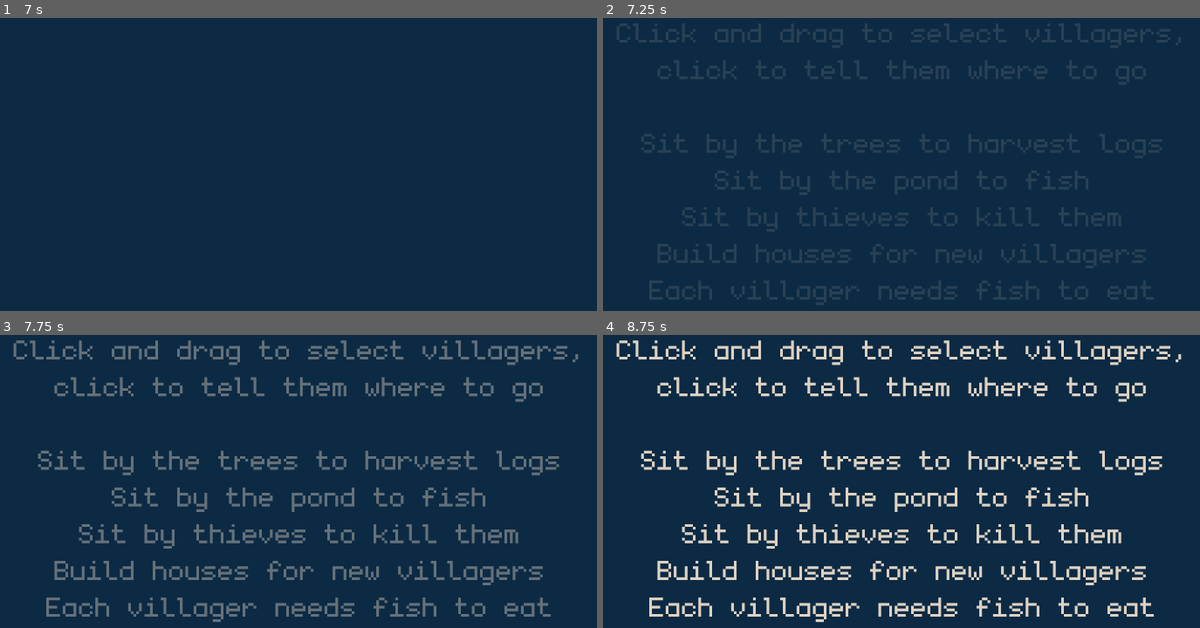
Above: before the commit, frames 1-4 (two rows, left to right).
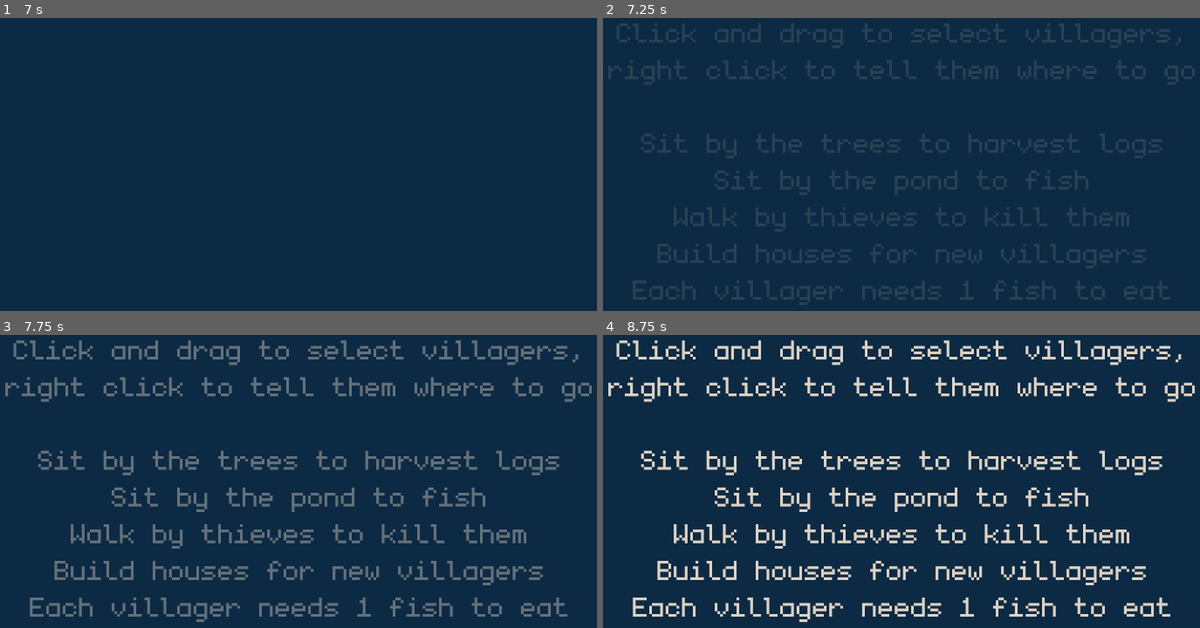
Above: after the commit, the same moments.

Repository: Michael12309/Ludum-Dare-52
Game: Godot game, scene res://Intro.tscn
The game is run twice, just before and just after one commit, with the same random seed, the same clock (stepped at 60 frames per second) and the same inputs.
Inputs (mouse positions are in pixels of both pictures, inside the frame that each line leads up to):
- Up to frame 1 (7 s): move the mouse to (453, 143) at 0.52 s; click (453, 143) at 0.67 s; drag from (161, 185) to (268, 246) at 1.27 s; move the mouse to (370, 73) at 2.02 s; click (370, 73) at 2.17 s; tap Enter at 2.75, 4.25, 5.75 s; drag from (268, 246) to (89, 102) at 2.77 s; tap Space at 3.5, 5 s; move the mouse to (513, 226) at 3.52 s; click (513, 226) at 3.67 s; drag from (89, 102) to (197, 61) at 4.27 s; move the mouse to (334, 164) at 5.02 s; click (334, 164) at 5.17 s; drag from (197, 61) to (161, 185) at 5.77 s; move the mouse to (453, 143) at 6.52 s; click (453, 143) at 6.67 s
- Up to frame 2 (7.25 s): no input
- Up to frame 3 (7.75 s): tap Enter at 7.25 s; drag from (161, 502) to (268, 563) at 7.27 s
- Up to frame 4 (8.75 s): move the mouse to (973, 390) at 8.02 s; click (973, 390) at 8.17 s

Frame 1 is identical in both runs. In frame 2, 3.9% of the frame differs, in the area x 0-100%, y 14-98%; in frame 3, 5.5%; in frame 4, 6.1%, in the area x 0-100%, y 14-99%.

Commit message:
rebalance, add sounds, update intro

Diff:
--- a/Enemy.tscn
+++ b/Enemy.tscn
@@ -25,7 +25,7 @@
 bg_color = Color( 0.6, 0.6, 0.6, 0 )
 
 [sub_resource type="CircleShape2D" id=5]
-radius = 42.0476
+radius = 30.0
 
 [node name="Enemy" type="KinematicBody2D"]
 script = ExtResource( 5 )
@@ -34,7 +34,7 @@
 scale = Vector2( 0.5, 0.5 )
 frames = SubResource( 1 )
 animation = "walk"
-frame = 2
+frame = 1
 playing = true
 
 [node name="CollisionShape2D" type="CollisionShape2D" parent="."]
--- a/Fire.tscn
+++ b/Fire.tscn
@@ -29,7 +29,6 @@
 position = Vector2( 3, -13 )
 scale = Vector2( 0.5, 0.5 )
 frames = SubResource( 1 )
-frame = 2
 playing = true
 
 [node name="HealthBar" type="ProgressBar" parent="."]
--- a/FireScript.gd
+++ b/FireScript.gd
@@ -13,6 +13,8 @@
 func _process(delta):
 	if (health < max_health):
 		health += health_regen * delta
+	else:
+		health = max_health
 
 	health -= taking_damage_stack * damage_taken * delta
 
@@ -21,6 +23,8 @@
 	if (health <= 0):
 		emit_signal("freeze_death")
 
+func add_health(amount):
+	health += amount
 
 func _on_Area2D_body_entered(body):
 	if (body.name.begins_with("Enemy") or body.name.begins_with("@Enemy")):
--- a/HUD.tscn
+++ b/HUD.tscn
@@ -29,7 +29,35 @@
 Food          10
 "
 
-[node name="Button" type="Button" parent="."]
+[node name="StokeFireCostLabel" type="Label" parent="."]
+margin_left = 777.0
+margin_top = 404.0
+margin_right = 1015.0
+margin_bottom = 517.0
+custom_colors/font_color = Color( 1, 0.92549, 0.839216, 1 )
+custom_fonts/font = SubResource( 2 )
+text = "(Requires 20 wood)"
+align = 1
+
+[node name="StokeFireButton" type="Button" parent="."]
+margin_left = 832.0
+margin_top = 445.0
+margin_right = 968.0
+margin_bottom = 475.0
+theme = ExtResource( 2 )
+text = "Stoke Fire"
+
+[node name="HouseCostLabel" type="Label" parent="."]
+margin_left = 777.0
+margin_top = 492.0
+margin_right = 1015.0
+margin_bottom = 605.0
+custom_colors/font_color = Color( 1, 0.92549, 0.839216, 1 )
+custom_fonts/font = SubResource( 2 )
+text = "(Requires 20 wood)"
+align = 1
+
+[node name="BuildHouseButton" type="Button" parent="."]
 margin_left = 832.0
 margin_top = 533.0
 margin_right = 968.0
@@ -51,16 +79,6 @@
 
 +0/s
 +0/s"
-
-[node name="HouseCostLabel" type="Label" parent="."]
-margin_left = 777.0
-margin_top = 492.0
-margin_right = 1015.0
-margin_bottom = 605.0
-custom_colors/font_color = Color( 1, 0.92549, 0.839216, 1 )
-custom_fonts/font = SubResource( 2 )
-text = "(Requires 20 wood)"
-align = 1
 
 [node name="FireHealthLabel" type="Label" parent="."]
 margin_left = 405.0
@@ -102,6 +120,7 @@
 theme = ExtResource( 2 )
 text = "Restart"
 
-[connection signal="pressed" from="Button" to="." method="_on_Button_pressed"]
+[connection signal="pressed" from="StokeFireButton" to="." method="_on_StokeFireButton_pressed"]
+[connection signal="pressed" from="BuildHouseButton" to="." method="_on_BuildHouseButton_pressed"]
 [connection signal="timeout" from="ResourceTimer" to="." method="_on_ResourceTimer_timeout"]
 [connection signal="pressed" from="RestartButton" to="." method="_on_RestartButton_pressed"]
--- a/HUDScript.gd
+++ b/HUDScript.gd
@@ -7,10 +7,12 @@
 var food_count = 50
 var food_increase = 0
 
-var house_cost = 50
+var stoke_cost = 4
+var house_cost = 70
 
 var outro = false
 
+signal stoke_fire
 signal build_house
 
 signal food_death
@@ -57,25 +59,41 @@
 		("+" if wood_increase > 0 else "") + str(wood_increase) + "/s\n" + \
 		("+" if food_increase - villager_count > 0 else "") + str(food_increase - villager_count) + "/s\n"
 
+		$StokeFireCostLabel.text = "(Requires " + str(stoke_cost) + " wood)"
 		$HouseCostLabel.text = "(Requires " + str(house_cost) + " wood)"
 
 
 func _process(delta):
 	if (not outro):
 		if (wood_count < house_cost):
-			$Button.disabled = true
+			$BuildHouseButton.disabled = true
 		else:
-			$Button.disabled = false
+			$BuildHouseButton.disabled = false
+
+		if (wood_count < stoke_cost):
+			$StokeFireButton.disabled = true
+		else:
+			$StokeFireButton.disabled = false
 
 		if (food_count < 1):
 			emit_signal("food_death")
 
-func _on_Button_pressed():
+
+func _on_BuildHouseButton_pressed():
 	if (not outro):
 		wood_count -= house_cost
-		house_cost = round(house_cost * 4.1)
+		house_cost = round(house_cost * 3.8)
 		housing_count += 2
+		$HouseCostLabel.text = "(Requires " + str(house_cost) + " wood)"
 		emit_signal("build_house")
+
+
+func _on_StokeFireButton_pressed():
+	if (not outro):
+		wood_count -= stoke_cost
+		stoke_cost = round(stoke_cost * 1.8)
+		$StokeFireCostLabel.text = "(Requires " + str(stoke_cost) + " wood)"
+		emit_signal("stoke_fire")
 
 
 func alive():
@@ -83,7 +101,8 @@
 
 func death(cause, hours):
 	$ResourcesLabel.hide()
-	$Button.hide()
+	$StokeFireButton.hide()
+	$BuildHouseButton.hide()
 	$ChangeLabel.hide()
 	$HouseCostLabel.hide()
 	$FireHealthLabel.hide()
--- a/IntroScript.gd
+++ b/IntroScript.gd
@@ -12,12 +12,12 @@
 	yield(get_tree().create_timer(1), "timeout")
 	$AnimationPlayer.play("Fade in")
 	$IntroLabel.text = "\n" + \
-	"Click and drag to select villagers,\nclick to tell them where to go\n\n" + \
+	"Click and drag to select villagers,\nright click to tell them where to go\n\n" + \
 	"Sit by the trees to harvest logs\n" + \
 	"Sit by the pond to fish\n" + \
-	"Sit by thieves to kill them\n" + \
+	"Walk by thieves to kill them\n" + \
 	"Build houses for new villagers\n" + \
-	"Each villager needs fish to eat"
+	"Each villager needs 1 fish to eat"
 	yield(get_tree().create_timer(12), "timeout")
 	$AnimationPlayer.play("Fade out")
 	yield(get_tree().create_timer(2), "timeout")
--- a/Main.tscn
+++ b/Main.tscn
@@ -12,6 +12,10 @@
 [ext_resource path="res://assets/click/click4.png" type="Texture" id=10]
 [ext_resource path="res://assets/click/click3.png" type="Texture" id=11]
 [ext_resource path="res://assets/click/click5.png" type="Texture" id=12]
+[ext_resource path="res://assets/sounds/fire.wav" type="AudioStream" id=13]
+[ext_resource path="res://assets/sounds/chopping.wav" type="AudioStream" id=14]
+[ext_resource path="res://assets/sounds/water.wav" type="AudioStream" id=15]
+[ext_resource path="res://assets/sounds/select.wav" type="AudioStream" id=17]
 
 [sub_resource type="SpriteFrames" id=7]
 animations = [ {
@@ -93,7 +97,7 @@
 polygon = PoolVector2Array( 502, 43, 479, 109, 521, 147, 584, 138, 582, 59, 547, 19 )
 
 [node name="VillagerArrive" type="Timer" parent="."]
-wait_time = 3.0
+wait_time = 5.0
 autostart = true
 
 [node name="EnemyArrive" type="Timer" parent="."]
@@ -101,7 +105,7 @@
 autostart = true
 
 [node name="ShortenEnemySpawn" type="Timer" parent="."]
-wait_time = 12.0
+wait_time = 11.0
 autostart = true
 
 [node name="EnemySpawn1" type="Node2D" parent="."]
@@ -133,8 +137,36 @@
 visible = false
 navpoly = SubResource( 6 )
 
+[node name="FireAudioStreamPlayer" type="AudioStreamPlayer" parent="."]
+stream = ExtResource( 13 )
+volume_db = -80.0
+pitch_scale = 1.36
+autoplay = true
+
+[node name="ChoppingAudioStreamPlayer" type="AudioStreamPlayer" parent="."]
+stream = ExtResource( 14 )
+volume_db = -80.0
+autoplay = true
+
+[node name="WaterAudioSource" type="Node2D" parent="."]
+position = Vector2( 167, 150 )
+
+[node name="WaterAudioStreamPlayer" type="AudioStreamPlayer" parent="."]
+stream = ExtResource( 15 )
+volume_db = -80.0
+autoplay = true
+
+[node name="AudioTimer" type="Timer" parent="."]
+wait_time = 0.1
+autostart = true
+
+[node name="SelectAudioStreamPlayer" type="AudioStreamPlayer" parent="."]
+stream = ExtResource( 17 )
+volume_db = -20.0
+
 [connection signal="build_house" from="HUD" to="." method="_on_HUD_build_house"]
 [connection signal="food_death" from="HUD" to="." method="_on_HUD_food_death"]
+[connection signal="stoke_fire" from="HUD" to="." method="_on_HUD_stoke_fire"]
 [connection signal="freeze_death" from="YSort/Fire" to="." method="_on_Fire_freeze_death"]
 [connection signal="body_entered" from="PondArea" to="." method="_on_PondArea_body_entered"]
 [connection signal="body_exited" from="PondArea" to="." method="_on_PondArea_body_exited"]
@@ -144,3 +176,4 @@
 [connection signal="timeout" from="EnemyArrive" to="." method="_on_EnemyArrive_timeout"]
 [connection signal="timeout" from="ShortenEnemySpawn" to="." method="_on_ShortenEnemySpawn_timeout"]
 [connection signal="timeout" from="HoursLivedTimer" to="." method="_on_HoursLivedTimer_timeout"]
+[connection signal="timeout" from="AudioTimer" to="." method="_on_AudioTimer_timeout"]
--- a/MainScript.gd
+++ b/MainScript.gd
@@ -13,7 +13,7 @@
 var villagers_in_pond = 0
 var villagers_in_trees = 0
 
-var enemy_spawn_chance = 26
+var enemy_spawn_chance = 29
 
 var house_num = 0
 
@@ -26,6 +26,9 @@
 	housePackedScene = preload("res://House.tscn")
 	enemyPackedScene = preload("res://Enemy.tscn")
 
+func isVillager(body):
+	return body.name.begins_with("Villager") or body.name.begins_with("@Villager")
+
 func _unhandled_input(event):
 	if event is InputEventMouseButton and event.button_index == BUTTON_RIGHT:
 		if event.pressed:
@@ -33,13 +36,15 @@
 				$ClickAnimation.frame = 0
 				$ClickAnimation.play()
 				$ClickAnimation.position = event.position
+				$SelectAudioStreamPlayer.pitch_scale = (float(randi() % 3) / 2) + 1.5
+				$SelectAudioStreamPlayer.play()
 			for unit in selected:
-				if(unit.collider.name.begins_with("Villager") or unit.collider.name.begins_with("@Villager")):
+				if isVillager(unit.collider):
 					unit.collider.move_to(event.position)
 	if event is InputEventMouseButton and event.button_index == BUTTON_LEFT:
 		if event.pressed:
 			for unit in selected:
-				if(unit.collider.name.begins_with("Villager") or unit.collider.name.begins_with("@Villager")):
+				if isVillager(unit.collider):
 					unit.collider.deselect()
 			dragging = true
 			drag_start_pos = event.position
@@ -54,7 +59,7 @@
 			var selected_bodies = space.intersect_shape(query)
 			selected = []
 			for unit in selected_bodies:
-				if(unit.collider.name.begins_with("Villager") or unit.collider.name.begins_with("@Villager")):
+				if isVillager(unit.collider):
 					unit.collider.select()
 					selected.append(unit)
 
@@ -67,24 +72,40 @@
 	$HUD.set_food_increase(villagers_in_pond * 3)
 	$HUD.set_wood_increase(villagers_in_trees * 3)
 
+func _physics_process(delta):
+	if $FireAudioStreamPlayer.playing == false:
+		$FireAudioStreamPlayer.play()
+	if $ChoppingAudioStreamPlayer.playing == false:
+		$ChoppingAudioStreamPlayer.play()
+	if $WaterAudioStreamPlayer.playing == false:
+		$WaterAudioStreamPlayer.play()
+
+func closestVillagerTo(pos):
+	var closest = 99999
+	var closest_villager
+	for villager in get_tree().get_nodes_in_group("villagers"):
+		if villager.position.distance_to(pos) < closest:
+			closest = villager.position.distance_to(pos)
+			closest_villager = villager
+	return [closest_villager, closest]
 
 func _on_PondArea_body_entered(body):
-	if(body.name.begins_with("Villager") or body.name.begins_with("@Villager")):
+	if isVillager(body):
 		villagers_in_pond += 1
 		body.set_icon("fishing")
 
 func _on_PondArea_body_exited(body):
-	if(body.name.begins_with("Villager") or body.name.begins_with("@Villager")):
+	if isVillager(body):
 		villagers_in_pond -= 1
 		body.set_icon("none")
 
 func _on_WoodArea_body_entered(body):
-	if(body.name.begins_with("Villager") or body.name.begins_with("@Villager")):
+	if isVillager(body):
 		villagers_in_trees += 1
 		body.set_icon("cutting")
 
 func _on_WoodArea_body_exited(body):
-	if(body.name.begins_with("Villager") or body.name.begins_with("@Villager")):
+	if isVillager(body):
 		villagers_in_trees -= 1
 		body.set_icon("none")
 
@@ -102,12 +123,18 @@
 		var house = housePackedScene.instance()
 		get_node("YSort/HouseSpawn" + str(house_num)).add_child(house)
 
+func _on_HUD_stoke_fire():
+	$YSort/Fire.add_health(35)
+
 func spawn_enemy():
 	var enemy = enemyPackedScene.instance()
 	var loc = get_node("EnemySpawn" + str((randi() % 4) + 1)).position
 	enemy.position = loc
 	$YSort.add_child(enemy)
-	enemy.move_to($YSort/Fire.position)
+	var move_to_pos = $YSort/Fire.position
+	move_to_pos.x += (randi() % 20) - 10
+	move_to_pos.y += 10
+	enemy.move_to(move_to_pos)
 
 func _on_EnemyArrive_timeout():
 	if randi() % enemy_spawn_chance == 0:
@@ -129,3 +156,21 @@
 func _on_Fire_freeze_death():
 	$HoursLivedTimer.stop()
 	$HUD.death("freezing", hours_lived)
+
+
+func _on_AudioTimer_timeout():
+	# this is expensive, so I'm doing it in a timer rather than every frame
+	var closestDistanceFromFire = closestVillagerTo($YSort/Fire.position)[1]
+	# 60 to give a consistant area around fire before it falls off
+	closestDistanceFromFire = clamp(closestDistanceFromFire, 70, 500)
+	$FireAudioStreamPlayer.volume_db = range_lerp(closestDistanceFromFire, 70, 500, -8, -45)
+
+	var closestDistanceFromWater = closestVillagerTo($WaterAudioSource.position)[1]
+	# 60 to give a consistant area around fire before it falls off
+	closestDistanceFromWater = clamp(closestDistanceFromWater, 0, 600)
+	$WaterAudioStreamPlayer.volume_db = range_lerp(closestDistanceFromWater, 0, 600, 0, -90)
+
+	if villagers_in_trees >= 1:
+		$ChoppingAudioStreamPlayer.volume_db = -21
+	else:
+		$ChoppingAudioStreamPlayer.volume_db = -100
--- a/Villager.tscn
+++ b/Villager.tscn
@@ -46,7 +46,7 @@
 [sub_resource type="StyleBoxFlat" id=4]
 bg_color = Color( 0.6, 0.6, 0.6, 0 )
 
-[node name="Villager" type="KinematicBody2D"]
+[node name="Villager" type="KinematicBody2D" groups=["villagers"]]
 position = Vector2( 515, 309 )
 script = ExtResource( 2 )
 
@@ -56,13 +56,13 @@
 
 [node name="IconSprite" type="Sprite" parent="."]
 visible = false
-position = Vector2( 0, -35 )
+position = Vector2( 0, -39 )
 scale = Vector2( 0.5, 0.5 )
 texture = ExtResource( 12 )
 
 [node name="SelectedSprite" type="Sprite" parent="."]
 visible = false
-position = Vector2( -3.99999, 22 )
+position = Vector2( -3.99999, 25 )
 texture = ExtResource( 3 )
 
 [node name="AnimatedSprite" type="AnimatedSprite" parent="."]
Not shown: 1 places in Main.tscn that only renumber resources
Binary file added: assets/exe icon/icon.ico
Not shown, added: assets/sounds/chopping.wav.import
Not shown, added: assets/sounds/fire.wav.import
Not shown, added: assets/sounds/select.wav.import
Not shown, added: assets/sounds/water.wav.import
Not shown, added: assets/sounds/chopping.wav
Not shown, added: assets/sounds/fire.wav
Not shown, added: assets/sounds/select.wav
Not shown, added: assets/sounds/water.wav
